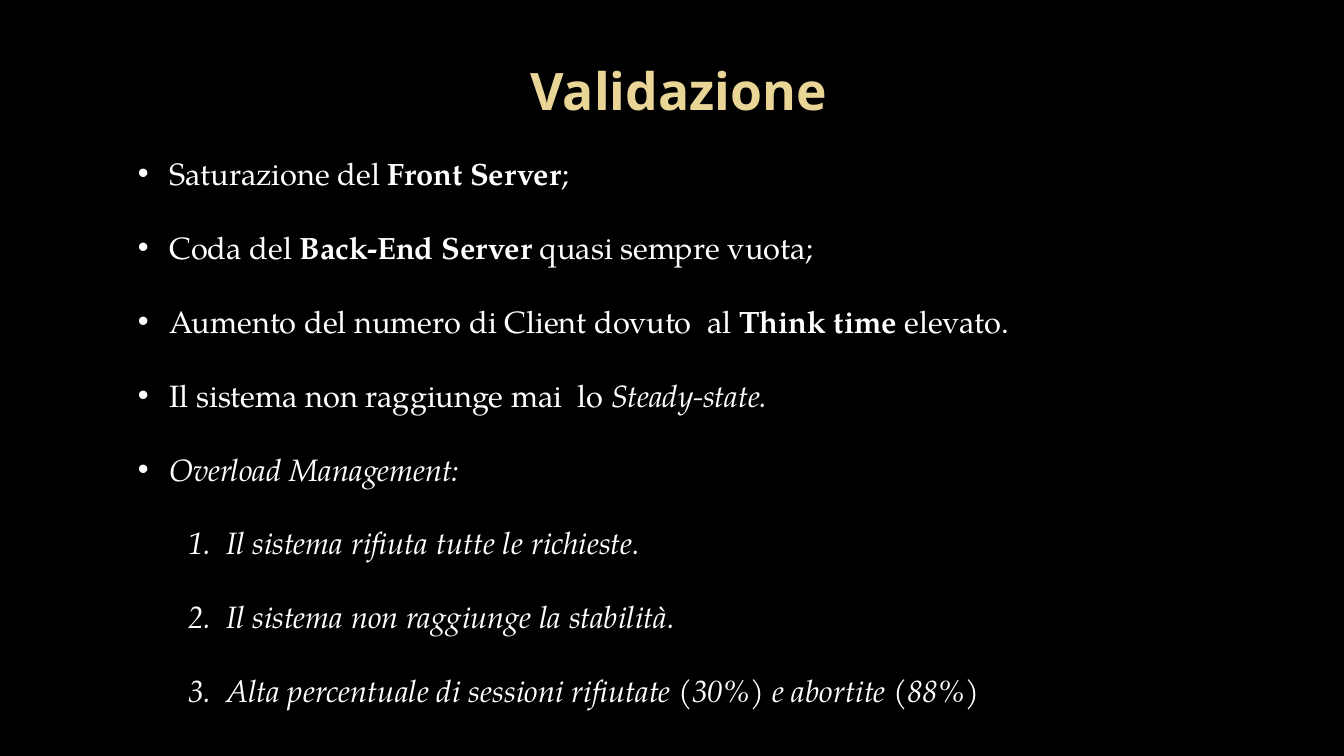
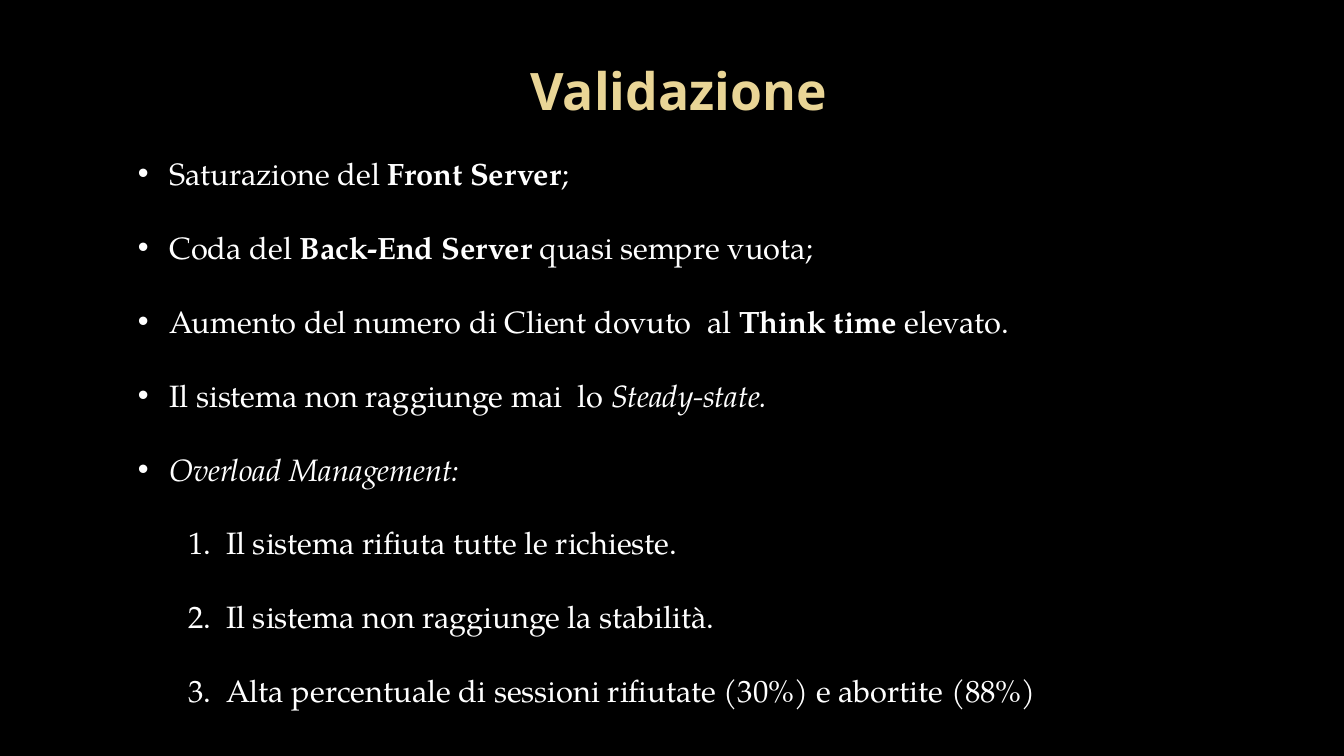
Before and after one commit to alexiey91/Progetto-MPSR, a slide deck: slide 18 of Presentazione/Presentazione - FINALE.pptx. Drawn at 1344x756 pixels with LibreOffice and Linux fonts; fonts in the diff are those of the drawing; background and template pictures are left out. Boxes give left, top, right and bottom in pixels: in the first picture for what was removed or moved away, otherwise in the second. Text is boxed around its words. In the diff, an @@ line names an element or a change of style, - is before the commit and + after.

```diff
--- a/Presentazione/Presentazione - FINALE.pptx
+++ b/Presentazione/Presentazione - FINALE.pptx
@@ text at bbox=[226, 531, 1036, 711]: italic off in "Il sistema rifiuta tutte le richieste.", "Il sistema non raggiunge la stabilità.", "Alta percentuale di sessioni rifiutate (30%) e ..." @@
```
Also in this commit, not shown: 8 other slides changed.
